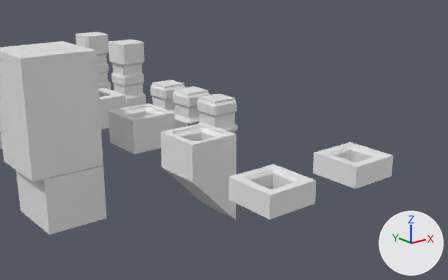
One commit to the Blender file blender/clip.blend: the scene before it, then after it.
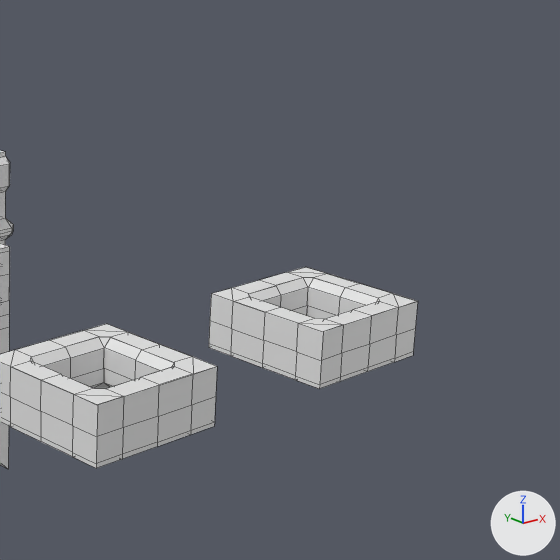
There are two pictures of each version: one from a camera (50 mm lens) standing at (-64.9, -168.7, 40.0) and looking at (-1.9, -89.9, 8.5), one close up on the part from 52% to 100% of the width and 14% to 91% of the height. Every picture has the same lights, and +X, +Y and +Z are marked at lower right. The close-ups show mesh edges as thin lines.

The scene before the commit, as lines of its bpy script (objects in view):
```python
me_cube_002 = bpy.data.meshes.new('Cube.002')
me_cube_002.from_pydata(...)  # 214 vertices, 220 faces; spans x -5.0..5.0, y -5.0..5.0, z -5.0..12.1
me_cube_019 = bpy.data.meshes.new('Cube.019')
me_cube_019.from_pydata(...)  # 50 vertices, 40 faces; spans x 0.0..5.0, y -5.0..0.0, z 0.0..4.01
me_cube_020 = bpy.data.meshes.new('Cube.020')
me_cube_020.from_pydata(...)  # 88 vertices, 98 faces; spans x -3.8..3.8, y -3.8..3.8, z -7.0..7.0
ob_clip_holder_applied_trimmed_closed_angled = bpy.data.objects.new('clip_holder_applied_trimmed_closed_angled', me_cube_002)
ob_clip_holder_applied_trimmed_closed_angled.location = (-0.01, -79.99, 2.0)
ob_clip_holder_applied_trimmed_closed_angled.scale = (1.0, 1.0, -1.0)
ob_clip_holder_minimal_src = bpy.data.objects.new('clip_holder_minimal_src', me_cube_019)
ob_clip_holder_minimal_src.location = (0.0, -100.0, 0.0)
_m = ob_clip_holder_minimal_src.modifiers.new('Mirror', 'MIRROR')
_m.use_axis = (True, True, False)
ob_clip_hole_double_end = bpy.data.objects.new('clip_hole_double_end', me_cube_020)
ob_clip_hole_double_end.location = (20.0, -60.0, 0.0)
# also in view: 'clip_holder_minimal' at (20.0, -100.0, 2.0)
```
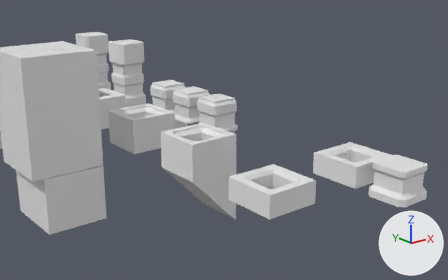
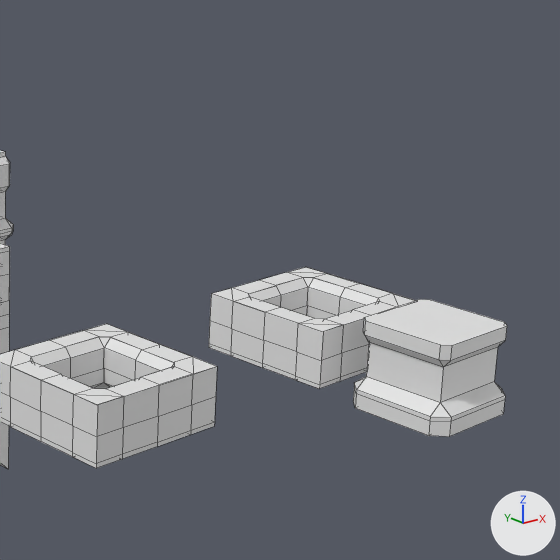
Commit message: Added offset cube for the MakABlok adapters

What differs and where, as boxes (x1, y1, x2, y2) in the close-ups (560 x 560 px):
```json
{"object": "clip_minimal_hole", "change": "added", "after": [353, 299, 507, 437]}
```

The change, as JSON lines over the scene's bpy script:
```json
{"op": "add", "block": "me_cube_021", "code": ["me_cube_021 = bpy.data.meshes.new('Cube.021')", "me_cube_021.from_pydata(...)  # 48 vertices, 48 faces; spans x -3.8..3.8, y -3.8..3.8, z -1.0..5.0"]}
{"op": "add", "block": "ob_clip_minimal_hole", "code": ["ob_clip_minimal_hole = bpy.data.objects.new('clip_minimal_hole', me_cube_021)", "ob_clip_minimal_hole.location = (20.0, -110.0, 0.0)"]}
```
